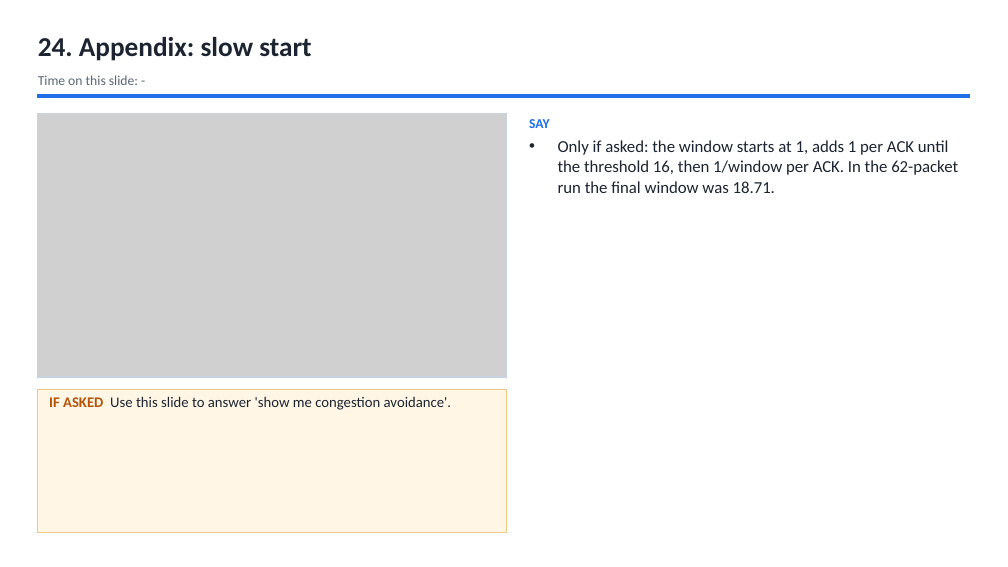
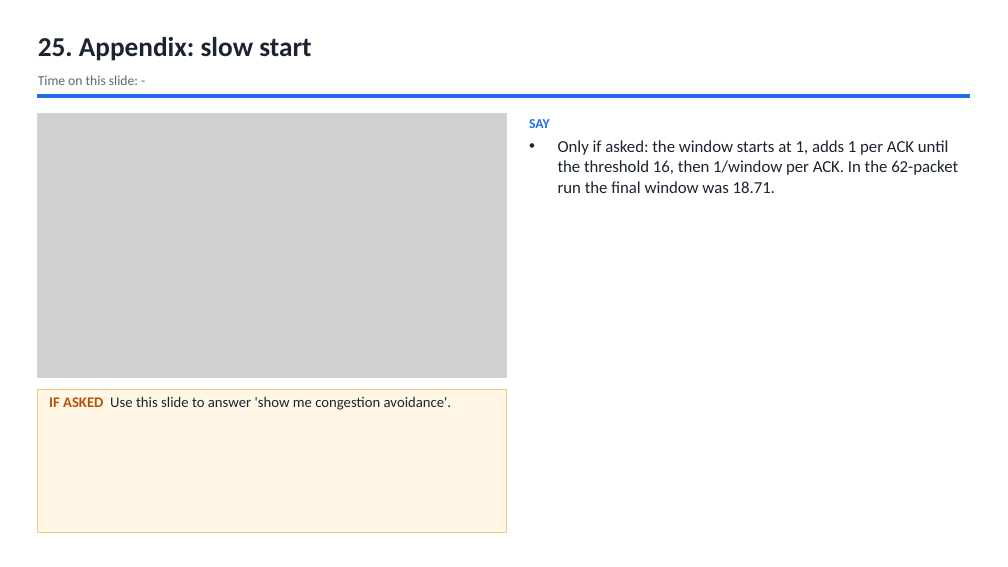
Before and after one commit to Capsturrrr/rudp, a slide deck: slide 27 of docs/RUDP_Host_Guide.pptx (slide 26 before the commit). Drawn at 1008x567 pixels with LibreOffice and Linux fonts; fonts in the diff are those of the drawing; grey boxes stand for pictures. Boxes give left, top, right and bottom in pixels: in the first picture for what was removed or moved away, otherwise in the second. Text is boxed around its words. In the diff, an @@ line names an element or a change of style, - is before the commit and + after.

```diff
--- a/docs/RUDP_Host_Guide.pptx
+++ b/docs/RUDP_Host_Guide.pptx
@@ text at (x1=38, y1=37, x2=311, y2=61): text changed @@
-24. Appendix: slow start
+25. Appendix: slow start
```
Also in this commit, not shown: 3 other slides changed, 1 slide added, 36 other files.
